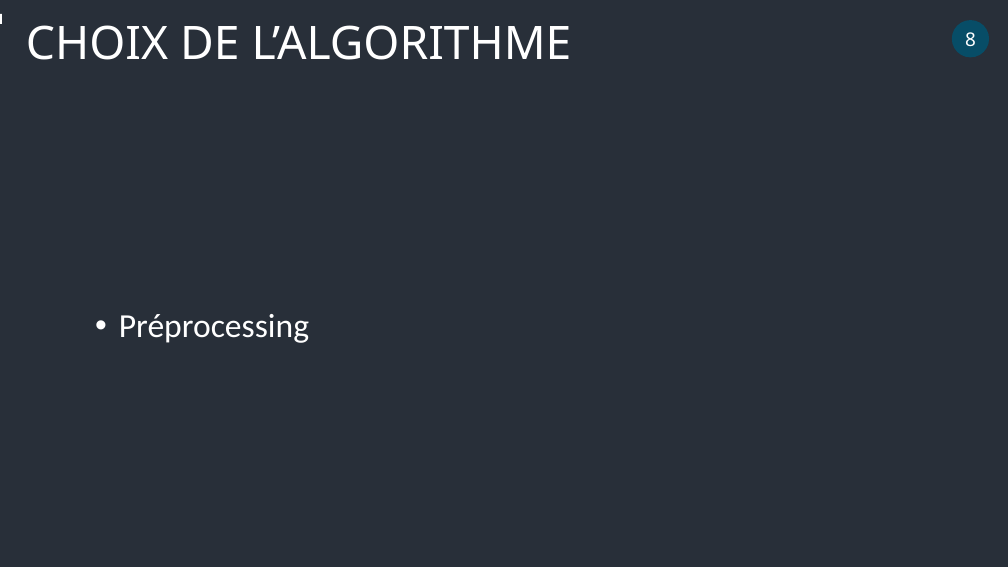
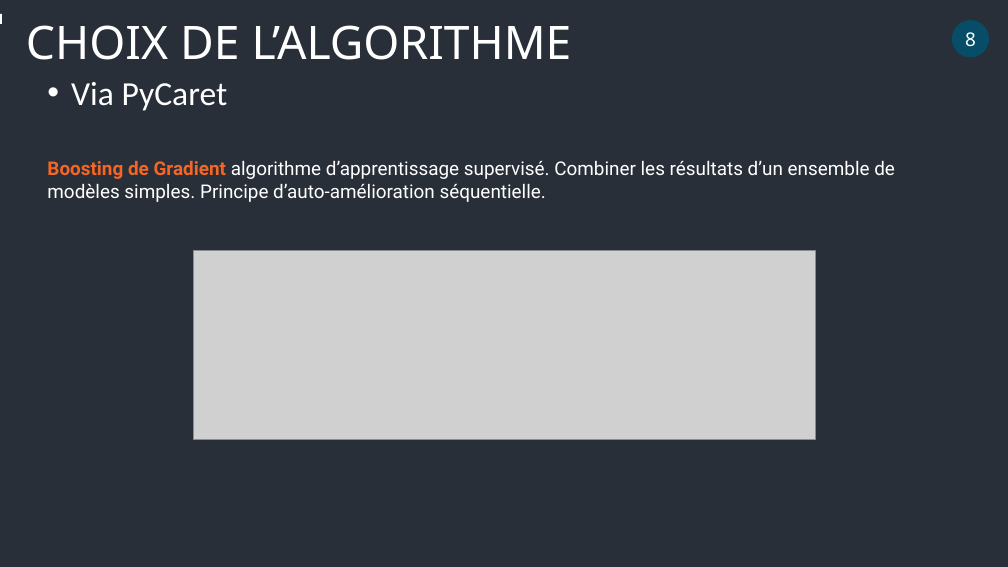
Before and after one commit to AbdulmagedALKHULAIFI/Score_system_decision_octroi_credit, a slide deck: slide 11 of projet 7 .pptx (slide 12 before the commit). Drawn at 1008x567 pixels with LibreOffice and Linux fonts; fonts in the diff are those of the drawing; grey boxes stand for pictures. Boxes give left, top, right and bottom in pixels: in the first picture for what was removed or moved away, otherwise in the second. Text is boxed around its words. In the diff, an @@ line names an element or a change of style, - is before the commit and + after.

```diff
--- a/projet 7 .pptx
+++ b/projet 7 .pptx
@@ text added at [71, 82, 228, 111], 32 pt, text #FFFFFF @@
+• Via PyCaret
@@ text added at [47, 161, 895, 202], 18 pt, text #FFFFFF @@
+Boosting de Gradient algorithme d’apprentissage supervisé. Combiner les résultats d’un ensemble de modèles simples. Principe d’auto-amélioration séquentielle.
@@ picture added at [193, 250, 815, 439] @@
@@ text removed at [119, 314, 309, 343] @@
-• Préprocessing
```
Also in this commit, not shown: 4 other slides changed, 1 slide added, 1 slide removed.
